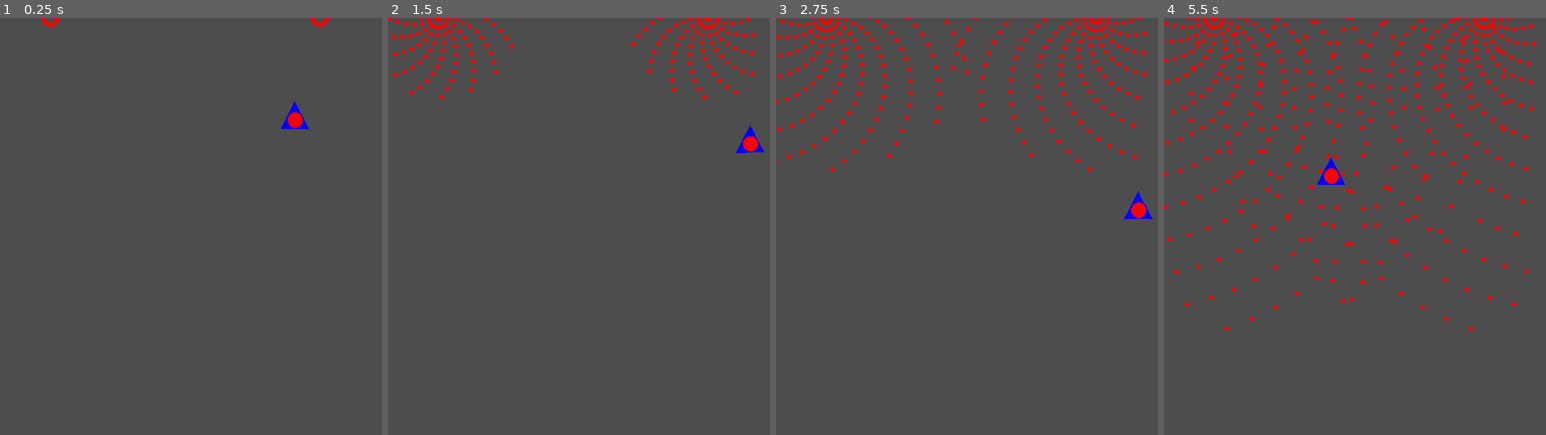
Above: before the commit, frames 1-4 (left to right).
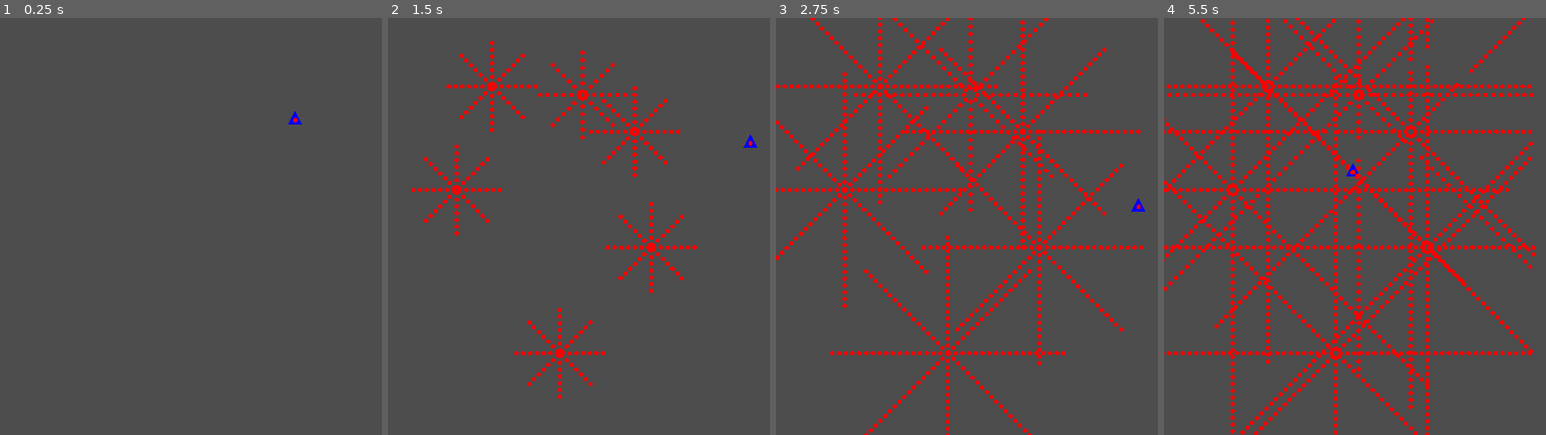
Above: after the commit, the same moments.

Repository: ShimmerIO/bullethellpvp
Game: Godot game, scene res://cenas_prototipo/cena_teste.tscn
The game is run twice, just before and just after one commit, with the same random seed, the same clock (stepped at 60 frames per second) and the same inputs. The project has no main scene, so this scene is started directly.
Inputs:
- Up to frame 1 (0.25 s): no input
- Up to frame 2 (1.5 s): hold Right (ui_right) 0.53-1.28 s; tap ` (Start, bound only after the commit) at 0.6, 1.35 s; hold Down (ui_down) from 1.28 s (still down)
- Up to frame 3 (2.75 s): release Down (ui_down) at 2.03 s; hold Right (ui_right) from 2.03 s (still down); tap ` (Start, bound only after the commit) at 2.1 s
- Up to frame 4 (5.5 s): release Right (ui_right) at 2.78 s; hold Up (ui_up) 2.78-3.53 s; tap ` (Start, bound only after the commit) every 0.75 s from 2.85 to 5.1 s; hold Left (ui_left) 3.53-5.03 s; hold Down (ui_down) from 5.03 s (still down)

The runs differ from the first frame. In frame 1, 0.4% of the frame differs, in the area x 10-87%, y 0-27%; in frame 2, 5.3%; in frame 3, 11%; in frame 4, 17%, in the area x 0-98%, y 0-100%.

Commit message:
te juro que essa é o ultimo commit que eu faço hoje

Diff:
--- /dev/null
+++ b/cenas_prototipo/Cenas_Base/Padrão1.tscn
@@ -0,0 +1,521 @@
+[gd_scene load_steps=4 format=3 uid="uid://b86fshco0tnj6"]
+
+[ext_resource type="PackedScene" uid="uid://bwjb2n0aby1kd" path="res://cenas_prototipo/Cenas_Base/centro_cena_padrões.tscn" id="1_anyw8"]
+[ext_resource type="Script" path="res://scripts_prototipo/centro_cena_padrões.gd" id="2_jm4qw"]
+[ext_resource type="PackedScene" uid="uid://bkh8d7wj6tw4x" path="res://cenas_prototipo/spawner_prototipo.tscn" id="3_lsgsb"]
+
+[node name="Cena_Padrão" type="Node2D"]
+metadata/_edit_vertical_guides_ = [959.0]
+
+[node name="CentroCena" parent="." instance=ExtResource("1_anyw8")]
+script = ExtResource("2_jm4qw")
+
+[node name="Spawner_prototipo" parent="." instance=ExtResource("3_lsgsb")]
+position = Vector2(505, 199)
+_spawn_type = 1
+arms = 8
+firingTime = 0.1
+firingRate = 8.0
+bullet_life = 5.0
+bullet_SPEED = 150.0
+
+[node name="Spawner_prototipo2" parent="." instance=ExtResource("3_lsgsb")]
+position = Vector2(446, 868)
+_spawn_type = 1
+arms = 8
+firingTime = 0.1
+firingRate = 10.0
+bullet_life = 5.0
+bullet_SPEED = 150.0
+
+[node name="Spawner_prototipo3" parent="." instance=ExtResource("3_lsgsb")]
+position = Vector2(640, 294)
+_spawn_type = 1
+arms = 8
+firingTime = 0.1
+firingRate = 10.0
+bullet_life = 5.0
+bullet_SPEED = 150.0
+
+[node name="Spawner_prototipo4" parent="." instance=ExtResource("3_lsgsb")]
+position = Vector2(270, 177)
+_spawn_type = 1
+arms = 8
+firingTime = 0.1
+firingRate = 10.0
+bullet_life = 5.0
+bullet_SPEED = 150.0
+
+[node name="Spawner_prototipo5" parent="." instance=ExtResource("3_lsgsb")]
+position = Vector2(683, 594)
+_spawn_type = 1
+arms = 8
+firingTime = 0.1
+firingRate = 10.0
+bullet_life = 5.0
+bullet_SPEED = 150.0
+
+[node name="Spawner_prototipo6" parent="." instance=ExtResource("3_lsgsb")]
+position = Vector2(178, 445)
+_spawn_type = 1
+arms = 8
+firingTime = 0.1
+firingRate = 10.0
+bullet_life = 5.0
+bullet_SPEED = 150.0
+
+[node name="CentroCena2" parent="." instance=ExtResource("1_anyw8")]
+script = ExtResource("2_jm4qw")
+
+[node name="Spawner_prototipo7" parent="." instance=ExtResource("3_lsgsb")]
+position = Vector2(505, 199)
+_spawn_type = 1
+arms = 8
+firingTime = 0.1
+firingRate = 8.0
+bullet_life = 5.0
+bullet_SPEED = 150.0
+
+[node name="Spawner_prototipo8" parent="." instance=ExtResource("3_lsgsb")]
+position = Vector2(640, 294)
+_spawn_type = 1
+arms = 8
+firingTime = 0.1
+firingRate = 10.0
+bullet_life = 5.0
+bullet_SPEED = 150.0
+
+[node name="Spawner_prototipo9" parent="." instance=ExtResource("3_lsgsb")]
+position = Vector2(270, 177)
+_spawn_type = 1
+arms = 8
+firingTime = 0.1
+firingRate = 10.0
+bullet_life = 5.0
+bullet_SPEED = 150.0
+
+[node name="Spawner_prototipo10" parent="." instance=ExtResource("3_lsgsb")]
+position = Vector2(683, 594)
+_spawn_type = 1
+arms = 8
+firingTime = 0.1
+firingRate = 10.0
+bullet_life = 5.0
+bullet_SPEED = 150.0
+
+[node name="CentroCena3" parent="." instance=ExtResource("1_anyw8")]
+script = ExtResource("2_jm4qw")
+
+[node name="Spawner_prototipo11" parent="." instance=ExtResource("3_lsgsb")]
+position = Vector2(505, 199)
+_spawn_type = 1
+arms = 8
+firingTime = 0.1
+firingRate = 8.0
+bullet_life = 5.0
+bullet_SPEED = 150.0
+
+[node name="Spawner_prototipo12" parent="." instance=ExtResource("3_lsgsb")]
+position = Vector2(640, 294)
+_spawn_type = 1
+arms = 8
+firingTime = 0.1
+firingRate = 10.0
+bullet_life = 5.0
+bullet_SPEED = 150.0
+
+[node name="Spawner_prototipo13" parent="." instance=ExtResource("3_lsgsb")]
+position = Vector2(270, 177)
+_spawn_type = 1
+arms = 8
+firingTime = 0.1
+firingRate = 10.0
+bullet_life = 5.0
+bullet_SPEED = 150.0
+
+[node name="Spawner_prototipo14" parent="." instance=ExtResource("3_lsgsb")]
+position = Vector2(683, 594)
+_spawn_type = 1
+arms = 8
+firingTime = 0.1
+firingRate = 10.0
+bullet_life = 5.0
+bullet_SPEED = 150.0
+
+[node name="Spawner_prototipo15" parent="." instance=ExtResource("3_lsgsb")]
+position = Vector2(505, 199)
+_spawn_type = 1
+arms = 8
+firingTime = 0.1
+firingRate = 8.0
+bullet_life = 5.0
+bullet_SPEED = 150.0
+
+[node name="Spawner_prototipo16" parent="." instance=ExtResource("3_lsgsb")]
+position = Vector2(446, 868)
+_spawn_type = 1
+arms = 8
+firingTime = 0.1
+firingRate = 10.0
+bullet_life = 5.0
+bullet_SPEED = 150.0
+
+[node name="Spawner_prototipo17" parent="." instance=ExtResource("3_lsgsb")]
+position = Vector2(640, 294)
+_spawn_type = 1
+arms = 8
+firingTime = 0.1
+firingRate = 10.0
+bullet_life = 5.0
+bullet_SPEED = 150.0
+
+[node name="Spawner_prototipo18" parent="." instance=ExtResource("3_lsgsb")]
+position = Vector2(270, 177)
+_spawn_type = 1
+arms = 8
+firingTime = 0.1
+firingRate = 10.0
+bullet_life = 5.0
+bullet_SPEED = 150.0
+
+[node name="Spawner_prototipo19" parent="." instance=ExtResource("3_lsgsb")]
+position = Vector2(683, 594)
+_spawn_type = 1
+arms = 8
+firingTime = 0.1
+firingRate = 10.0
+bullet_life = 5.0
+bullet_SPEED = 150.0
+
+[node name="Spawner_prototipo20" parent="." instance=ExtResource("3_lsgsb")]
+position = Vector2(178, 445)
+_spawn_type = 1
+arms = 8
+firingTime = 0.1
+firingRate = 10.0
+bullet_life = 5.0
+bullet_SPEED = 150.0
+
+[node name="Spawner_prototipo21" parent="." instance=ExtResource("3_lsgsb")]
+position = Vector2(505, 199)
+_spawn_type = 1
+arms = 8
+firingTime = 0.1
+firingRate = 8.0
+bullet_life = 5.0
+bullet_SPEED = 150.0
+
+[node name="Spawner_prototipo22" parent="." instance=ExtResource("3_lsgsb")]
+position = Vector2(640, 294)
+_spawn_type = 1
+arms = 8
+firingTime = 0.1
+firingRate = 10.0
+bullet_life = 5.0
+bullet_SPEED = 150.0
+
+[node name="Spawner_prototipo23" parent="." instance=ExtResource("3_lsgsb")]
+position = Vector2(270, 177)
+_spawn_type = 1
+arms = 8
+firingTime = 0.1
+firingRate = 10.0
+bullet_life = 5.0
+bullet_SPEED = 150.0
+
+[node name="Spawner_prototipo24" parent="." instance=ExtResource("3_lsgsb")]
+position = Vector2(683, 594)
+_spawn_type = 1
+arms = 8
+firingTime = 0.1
+firingRate = 10.0
+bullet_life = 5.0
+bullet_SPEED = 150.0
+
+[node name="Spawner_prototipo25" parent="." instance=ExtResource("3_lsgsb")]
+position = Vector2(505, 199)
+_spawn_type = 1
+arms = 8
+firingTime = 0.1
+firingRate = 8.0
+bullet_life = 5.0
+bullet_SPEED = 150.0
+
+[node name="Spawner_prototipo26" parent="." instance=ExtResource("3_lsgsb")]
+position = Vector2(640, 294)
+_spawn_type = 1
+arms = 8
+firingTime = 0.1
+firingRate = 10.0
+bullet_life = 5.0
+bullet_SPEED = 150.0
+
+[node name="Spawner_prototipo27" parent="." instance=ExtResource("3_lsgsb")]
+position = Vector2(270, 177)
+_spawn_type = 1
+arms = 8
+firingTime = 0.1
+firingRate = 10.0
+bullet_life = 5.0
+bullet_SPEED = 150.0
+
+[node name="Spawner_prototipo28" parent="." instance=ExtResource("3_lsgsb")]
+position = Vector2(683, 594)
+_spawn_type = 1
+arms = 8
+firingTime = 0.1
+firingRate = 10.0
+bullet_life = 5.0
+bullet_SPEED = 150.0
+
+[node name="Spawner_prototipo29" parent="." instance=ExtResource("3_lsgsb")]
+position = Vector2(505, 199)
+_spawn_type = 1
+arms = 8
+firingTime = 0.1
+firingRate = 8.0
+bullet_life = 5.0
+bullet_SPEED = 150.0
+
+[node name="Spawner_prototipo30" parent="." instance=ExtResource("3_lsgsb")]
+position = Vector2(446, 868)
+_spawn_type = 1
+arms = 8
+firingTime = 0.1
+firingRate = 10.0
+bullet_life = 5.0
+bullet_SPEED = 150.0
+
+[node name="Spawner_prototipo31" parent="." instance=ExtResource("3_lsgsb")]
+position = Vector2(640, 294)
+_spawn_type = 1
+arms = 8
+firingTime = 0.1
+firingRate = 10.0
+bullet_life = 5.0
+bullet_SPEED = 150.0
+
+[node name="Spawner_prototipo32" parent="." instance=ExtResource("3_lsgsb")]
+position = Vector2(270, 177)
+_spawn_type = 1
+arms = 8
+firingTime = 0.1
+firingRate = 10.0
+bullet_life = 5.0
+bullet_SPEED = 150.0
+
+[node name="Spawner_prototipo33" parent="." instance=ExtResource("3_lsgsb")]
+position = Vector2(683, 594)
+_spawn_type = 1
+arms = 8
+firingTime = 0.1
+firingRate = 10.0
+bullet_life = 5.0
+bullet_SPEED = 150.0
+
+[node name="Spawner_prototipo34" parent="." instance=ExtResource("3_lsgsb")]
+position = Vector2(178, 445)
+_spawn_type = 1
+arms = 8
+firingTime = 0.1
+firingRate = 10.0
+bullet_life = 5.0
+bullet_SPEED = 150.0
+
+[node name="Spawner_prototipo35" parent="." instance=ExtResource("3_lsgsb")]
+position = Vector2(505, 199)
+_spawn_type = 1
+arms = 8
+firingTime = 0.1
+firingRate = 8.0
+bullet_life = 5.0
+bullet_SPEED = 150.0
+
+[node name="Spawner_prototipo36" parent="." instance=ExtResource("3_lsgsb")]
+position = Vector2(640, 294)
+_spawn_type = 1
+arms = 8
+firingTime = 0.1
+firingRate = 10.0
+bullet_life = 5.0
+bullet_SPEED = 150.0
+
+[node name="Spawner_prototipo37" parent="." instance=ExtResource("3_lsgsb")]
+position = Vector2(270, 177)
+_spawn_type = 1
+arms = 8
+firingTime = 0.1
+firingRate = 10.0
+bullet_life = 5.0
+bullet_SPEED = 150.0
+
+[node name="Spawner_prototipo38" parent="." instance=ExtResource("3_lsgsb")]
+position = Vector2(683, 594)
+_spawn_type = 1
+arms = 8
+firingTime = 0.1
+firingRate = 10.0
+bullet_life = 5.0
+bullet_SPEED = 150.0
+
+[node name="Spawner_prototipo39" parent="." instance=ExtResource("3_lsgsb")]
+position = Vector2(505, 199)
+_spawn_type = 1
+arms = 8
+firingTime = 0.1
+firingRate = 8.0
+bullet_life = 5.0
+bullet_SPEED = 150.0
+
+[node name="Spawner_prototipo40" parent="." instance=ExtResource("3_lsgsb")]
+position = Vector2(640, 294)
+_spawn_type = 1
+arms = 8
+firingTime = 0.1
+firingRate = 10.0
+bullet_life = 5.0
+bullet_SPEED = 150.0
+
+[node name="Spawner_prototipo41" parent="." instance=ExtResource("3_lsgsb")]
+position = Vector2(270, 177)
+_spawn_type = 1
+arms = 8
+firingTime = 0.1
+firingRate = 10.0
+bullet_life = 5.0
+bullet_SPEED = 150.0
+
+[node name="Spawner_prototipo42" parent="." instance=ExtResource("3_lsgsb")]
+position = Vector2(683, 594)
+_spawn_type = 1
+arms = 8
+firingTime = 0.1
+firingRate = 10.0
+bullet_life = 5.0
+bullet_SPEED = 150.0
+
+[node name="Spawner_prototipo43" parent="." instance=ExtResource("3_lsgsb")]
+position = Vector2(505, 199)
+_spawn_type = 1
+arms = 8
+firingTime = 0.1
+firingRate = 8.0
+bullet_life = 5.0
+bullet_SPEED = 150.0
+
+[node name="Spawner_prototipo44" parent="." instance=ExtResource("3_lsgsb")]
+position = Vector2(446, 868)
+_spawn_type = 1
+arms = 8
+firingTime = 0.1
+firingRate = 10.0
+bullet_life = 5.0
+bullet_SPEED = 150.0
+
+[node name="Spawner_prototipo45" parent="." instance=ExtResource("3_lsgsb")]
+position = Vector2(640, 294)
+_spawn_type = 1
+arms = 8
+firingTime = 0.1
+firingRate = 10.0
+bullet_life = 5.0
+bullet_SPEED = 150.0
+
+[node name="Spawner_prototipo46" parent="." instance=ExtResource("3_lsgsb")]
+position = Vector2(270, 177)
+_spawn_type = 1
+arms = 8
+firingTime = 0.1
+firingRate = 10.0
+bullet_life = 5.0
+bullet_SPEED = 150.0
+
+[node name="Spawner_prototipo47" parent="." instance=ExtResource("3_lsgsb")]
+position = Vector2(683, 594)
+_spawn_type = 1
+arms = 8
+firingTime = 0.1
+firingRate = 10.0
+bullet_life = 5.0
+bullet_SPEED = 150.0
+
+[node name="Spawner_prototipo48" parent="." instance=ExtResource("3_lsgsb")]
+position = Vector2(178, 445)
+_spawn_type = 1
+arms = 8
+firingTime = 0.1
+firingRate = 10.0
+bullet_life = 5.0
+bullet_SPEED = 150.0
+
+[node name="Spawner_prototipo49" parent="." instance=ExtResource("3_lsgsb")]
+position = Vector2(505, 199)
+_spawn_type = 1
+arms = 8
+firingTime = 0.1
+firingRate = 8.0
+bullet_life = 5.0
+bullet_SPEED = 150.0
+
+[node name="Spawner_prototipo50" parent="." instance=ExtResource("3_lsgsb")]
+position = Vector2(640, 294)
+_spawn_type = 1
+arms = 8
+firingTime = 0.1
+firingRate = 10.0
+bullet_life = 5.0
+bullet_SPEED = 150.0
+
+[node name="Spawner_prototipo51" parent="." instance=ExtResource("3_lsgsb")]
+position = Vector2(270, 177)
+_spawn_type = 1
+arms = 8
+firingTime = 0.1
+firingRate = 10.0
+bullet_life = 5.0
+bullet_SPEED = 150.0
+
+[node name="Spawner_prototipo52" parent="." instance=ExtResource("3_lsgsb")]
+position = Vector2(683, 594)
+_spawn_type = 1
+arms = 8
+firingTime = 0.1
+firingRate = 10.0
+bullet_life = 5.0
+bullet_SPEED = 150.0
+
+[node name="Spawner_prototipo53" parent="." instance=ExtResource("3_lsgsb")]
+position = Vector2(505, 199)
+_spawn_type = 1
+arms = 8
+firingTime = 0.1
+firingRate = 8.0
+bullet_life = 5.0
+bullet_SPEED = 150.0
+
+[node name="Spawner_prototipo54" parent="." instance=ExtResource("3_lsgsb")]
+position = Vector2(640, 294)
+_spawn_type = 1
+arms = 8
+firingTime = 0.1
+firingRate = 10.0
+bullet_life = 5.0
+bullet_SPEED = 150.0
+
+[node name="Spawner_prototipo55" parent="." instance=ExtResource("3_lsgsb")]
+position = Vector2(270, 177)
+_spawn_type = 1
+arms = 8
+firingTime = 0.1
+firingRate = 10.0
+bullet_life = 5.0
+bullet_SPEED = 150.0
+
+[node name="Spawner_prototipo56" parent="." instance=ExtResource("3_lsgsb")]
+position = Vector2(683, 594)
+_spawn_type = 1
+arms = 8
+firingTime = 0.1
+firingRate = 10.0
+bullet_life = 5.0
+bullet_SPEED = 150.0
--- /dev/null
+++ b/cenas_prototipo/Cenas_Base/cena_padrão.tscn
@@ -0,0 +1,10 @@
+[gd_scene load_steps=3 format=3 uid="uid://75iitu7g3g0g"]
+
+[ext_resource type="PackedScene" uid="uid://bwjb2n0aby1kd" path="res://cenas_prototipo/Cenas_Base/centro_cena_padrões.tscn" id="1_ycgnh"]
+[ext_resource type="Script" path="res://scripts_prototipo/centro_cena_padrões.gd" id="2_eyq1p"]
+
+[node name="Cena_Padrão" type="Node2D"]
+metadata/_edit_vertical_guides_ = [959.0]
+
+[node name="CentroCena" parent="." instance=ExtResource("1_ycgnh")]
+script = ExtResource("2_eyq1p")
--- /dev/null
+++ b/cenas_prototipo/Cenas_Base/centro_cena_padrões.tscn
@@ -0,0 +1,49 @@
+[gd_scene load_steps=2 format=3 uid="uid://bwjb2n0aby1kd"]
+
+[sub_resource type="RectangleShape2D" id="RectangleShape2D_wdb4p"]
+size = Vector2(13, 1096)
+
+[node name="CentroCena" type="Marker2D"]
+position = Vector2(480, 540)
+
+[node name="StaticBody2D" type="Area2D" parent="."]
+position = Vector2(480, -540)
+disable_mode = 1
+metadata/_edit_group_ = true
+
+[node name="CollisionShape2D" type="CollisionShape2D" parent="StaticBody2D"]
+position = Vector2(0, 538)
+scale = Vector2(0.01, 1)
+shape = SubResource("RectangleShape2D_wdb4p")
+
+[node name="StaticBody2D2" type="Area2D" parent="."]
+position = Vector2(-480, -540)
+disable_mode = 1
+metadata/_edit_group_ = true
+
+[node name="CollisionShape2D" type="CollisionShape2D" parent="StaticBody2D2"]
+position = Vector2(0, 538)
+scale = Vector2(0.01, 1)
+shape = SubResource("RectangleShape2D_wdb4p")
+
+[node name="StaticBody2D3" type="Area2D" parent="."]
+position = Vector2(480, -540)
+rotation = 1.5708
+disable_mode = 1
+metadata/_edit_group_ = true
+
+[node name="CollisionShape2D" type="CollisionShape2D" parent="StaticBody2D3"]
+position = Vector2(0, 538)
+scale = Vector2(0.01, 1)
+shape = SubResource("RectangleShape2D_wdb4p")
+
+[node name="StaticBody2D4" type="Area2D" parent="."]
+position = Vector2(-480, 538)
+rotation = -1.5708
+disable_mode = 1
+metadata/_edit_group_ = true
+
+[node name="CollisionShape2D" type="CollisionShape2D" parent="StaticBody2D4"]
+position = Vector2(0, 538)
+scale = Vector2(0.01, 1)
+shape = SubResource("RectangleShape2D_wdb4p")
--- a/cenas_prototipo/cena_teste.tscn
+++ b/cenas_prototipo/cena_teste.tscn
@@ -1,7 +1,7 @@
 [gd_scene load_steps=4 format=3 uid="uid://c6bfudofjty1o"]
 
+[ext_resource type="Script" path="res://scripts_prototipo/cena_teste.gd" id="1_1gkh1"]
 [ext_resource type="PackedScene" uid="uid://b6yp80jcx3bjn" path="res://cenas_prototipo/navezinha.tscn" id="1_q2465"]
-[ext_resource type="PackedScene" uid="uid://bkh8d7wj6tw4x" path="res://cenas_prototipo/spawner_prototipo.tscn" id="2_t8krc"]
 
 [sub_resource type="RectangleShape2D" id="RectangleShape2D_xxtm3"]
 size = Vector2(13, 1096)
@@ -13,20 +13,6 @@
 SPEED = 300.0
 acc = 10.0
 
-[node name="Spawner_prototipo" parent="." instance=ExtResource("2_t8krc")]
-position = Vector2(830, 0)
-_spawn_type = 1
-_stops_type = 2
-rotationSpeed = 45
-arms = 16
-skewArms = 0.3
-firingTime = 10.0
-bulletCap = 100
-firingRate = 8.0
-direction = 270.0
-bullet_life = 10.0
-bullet_SPEED = 150.0
-
 [node name="StaticBody2D" type="Area2D" parent="."]
 position = Vector2(960, 0)
 disable_mode = 1
@@ -36,16 +22,5 @@
 scale = Vector2(0.01, 1)
 shape = SubResource("RectangleShape2D_xxtm3")
 
-[node name="Spawner_prototipo3" parent="." instance=ExtResource("2_t8krc")]
-position = Vector2(130, 0)
-_spawn_type = 1
-_stops_type = 2
-rotationSpeed = 45
-arms = 16
-skewArms = -0.3
-firingTime = 10.0
-bulletCap = 100
-firingRate = 8.0
-direction = 270.0
-bullet_life = 10.0
-bullet_SPEED = 150.0
+[node name="GameDirectorOneShot" type="Node" parent="."]
+script = ExtResource("1_1gkh1")
--- a/cenas_prototipo/navezinha.tscn
+++ b/cenas_prototipo/navezinha.tscn
@@ -7,7 +7,7 @@
 radius = 5.0
 
 [node name="Navezinha" type="Area2D" groups=["Player"]]
-scale = Vector2(4, 4)
+scale = Vector2(2, 2)
 script = ExtResource("1_strdr")
 
 [node name="Polygon2D" type="Polygon2D" parent="."]
@@ -17,11 +17,12 @@
 polygon = PackedVector2Array(-41, 20, 33, 19, -4, -52)
 
 [node name="CollisionShape2D" type="CollisionShape2D" parent="."]
+scale = Vector2(0.5, 0.5)
 shape = SubResource("CircleShape2D_guu3j")
 
 [node name="Bala" type="Sprite2D" parent="."]
 position = Vector2(-4.76837e-07, -0.5)
-scale = Vector2(0.033, 0.037)
+scale = Vector2(0.02, 0.022)
 texture = ExtResource("2_tn3fk")
 
 [connection signal="area_entered" from="." to="." method="_on_area_entered"]
--- a/cenas_prototipo/spawner_prototipo.tscn
+++ b/cenas_prototipo/spawner_prototipo.tscn
@@ -1,9 +1,16 @@
-[gd_scene load_steps=2 format=3 uid="uid://bkh8d7wj6tw4x"]
+[gd_scene load_steps=3 format=3 uid="uid://bkh8d7wj6tw4x"]
 
 [ext_resource type="Script" path="res://scripts_prototipo/spawner_prototipo.gd" id="1_ewwoa"]
+[ext_resource type="Texture2D" uid="uid://b4b7aaytogat7" path="res://sprites_prototipo/bala.png" id="2_j8f1n"]
 
 [node name="Spawner_prototipo" type="Node2D"]
 script = ExtResource("1_ewwoa")
-firingRate = 2.0
-bullet_life = 1.0
-bullet_SPEED = 300.0
+
+[node name="Bala" type="Sprite2D" parent="."]
+scale = Vector2(0.2, 0.22)
+texture = ExtResource("2_j8f1n")
+
+[node name="Polygon2D" type="Polygon2D" parent="."]
+position = Vector2(-5.72205e-06, -1.49012e-08)
+scale = Vector2(3, 4.71)
+polygon = PackedVector2Array(0, 0, 35, 0, 35, -3, 42.3846, 2.23517e-08, 35, 3, 35, 0)
--- a/project.godot
+++ b/project.godot
@@ -25,3 +25,11 @@
 animation_library={
 "animation/fps": 120.0
 }
+
+[input]
+
+Start={
+"deadzone": 0.5,
+"events": [Object(InputEventKey,"resource_local_to_scene":false,"resource_name":"","device":-1,"window_id":0,"alt_pressed":false,"shift_pressed":false,"ctrl_pressed":false,"meta_pressed":false,"pressed":false,"keycode":0,"physical_keycode":96,"key_label":0,"unicode":39,"location":0,"echo":false,"script":null)
+]
+}
--- /dev/null
+++ b/scripts_prototipo/cena_teste.gd
@@ -0,0 +1,16 @@
+extends Node
+
+
+# Called when the node enters the scene tree for the first time.
+func _ready() -> void:
+
+	pass # Replace with function body.
+
+
+# Called every frame. 'delta' is the elapsed time since the previous frame.
+func _process(delta: float) -> void:
+	if Input.is_action_just_pressed("Start"):
+		var ataque = load("res://cenas_prototipo/Cenas_Base/Padrão1.tscn")
+		var cena = ataque.instantiate()
+		$'.'.get_parent().add_child(cena)
+		queue_free()
--- /dev/null
+++ b/scripts_prototipo/centro_cena_padrões.gd
@@ -0,0 +1,12 @@
+extends Marker2D
+
+
+# Called when the node enters the scene tree for the first time.
+func _ready() -> void:
+	queue_free()
+	pass # Replace with function body.
+
+
+# Called every frame. 'delta' is the elapsed time since the previous frame.
+func _process(delta: float) -> void:
+	pass
--- a/scripts_prototipo/navezinha.gd
+++ b/scripts_prototipo/navezinha.gd
@@ -7,6 +7,7 @@
 @export_category("Opções nave")
 @export var SPEED = 450.0
 @export var acc:float
+@export var acc_max:float
 
 var velocity = 0
 
@@ -24,7 +25,7 @@
 	#move o personagem quando tu tá apertando alguma direção
 	if direction:
 		velocity += acc * delta
-		velocity = clamp(velocity, 0, 200)
+		velocity = clamp(velocity, 0, acc_max)
 		#lembra de física? isso aqui é literal S = vt, pq velocidade é direção * rapidez, e delta é tempo
 		position +=  (SPEED + velocity) * delta * direction
 		position = position.clamp(Vector2.ZERO + Vector2(19, 24) , screen_size - (Vector2(19,13)))
--- a/scripts_prototipo/spawner_prototipo.gd
+++ b/scripts_prototipo/spawner_prototipo.gd
@@ -29,7 +29,7 @@
 
 @export_category("opções BURST")
 #número de braços no spawner
-@export var arms: int = 8
+@export var arms: int
 #ângulo de skew dos braços, verificar os ângulos que tu quer antes de qualquer coisa
 @export var skewArms: float
 
@@ -56,6 +56,8 @@
 
 # Called when the node enters the scene tree for the first time.
 func _ready() -> void:
+	$Bala.hide()
+	$Polygon2D.hide()
 	if(isPathed):
 		position = pathToFollow.position
 
